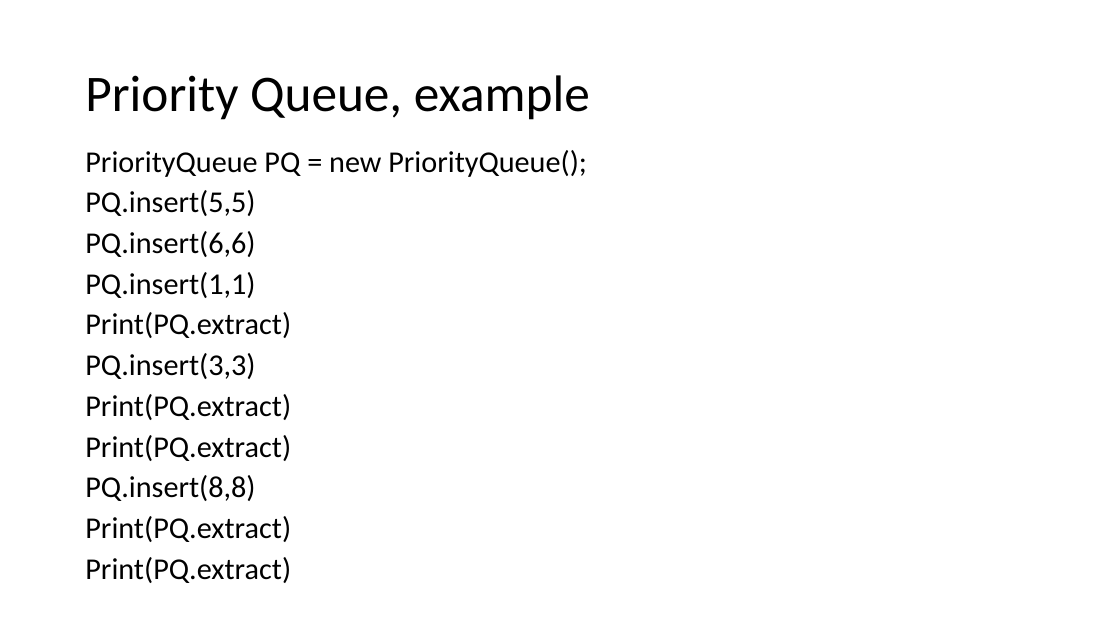
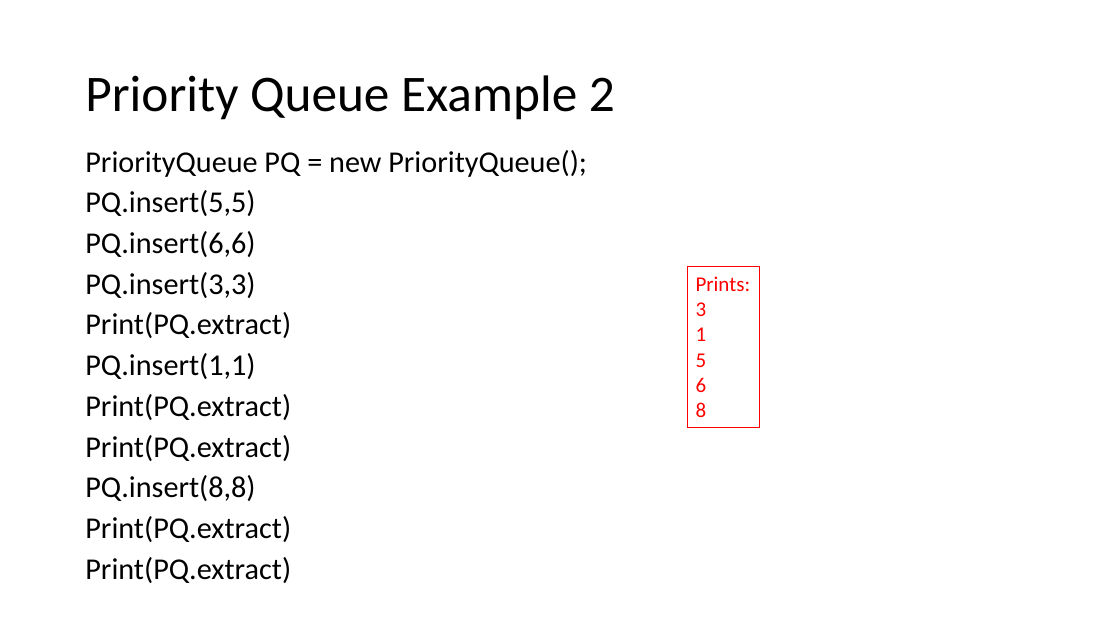
Before and after one commit to natebrunelle/cse332, a slide deck: slide 20 of markdown/files/slides/lecture4_analysis2_pqs.pptx (slide 19 before the commit). Drawn at 1120x630 pixels with LibreOffice and Linux fonts; fonts in the diff are those of the drawing. Boxes give left, top, right and bottom in pixels: in the first picture for what was removed or moved away, otherwise in the second. Text is boxed around its words. In the diff, an @@ line names an element or a change of style, - is before the commit and + after.

```diff
--- a/markdown/files/slides/lecture4_analysis2_pqs.pptx
+++ b/markdown/files/slides/lecture4_analysis2_pqs.pptx
@@ title at (85, 75, 615, 120): text changed @@
-Priority Queue, example
+Priority Queue Example 2
@@ rectangle added at (687, 266, 760, 428), outline #FF0000 0.75 pt, 18 pt, text #FF0000 @@
+Prints:
+3
+1
+5
+6
+8
@@ text at (85, 272, 291, 338): paragraphs added @@
+PQ.insert(3,3)
+Print(PQ.extract)
@@ text at (85, 312, 291, 379): paragraphs removed @@
-Print(PQ.extract)
-PQ.insert(3,3)
```
Also in this commit, not shown: 12 other slides changed, 4 slides added, 5 slides removed, 4 other files.
